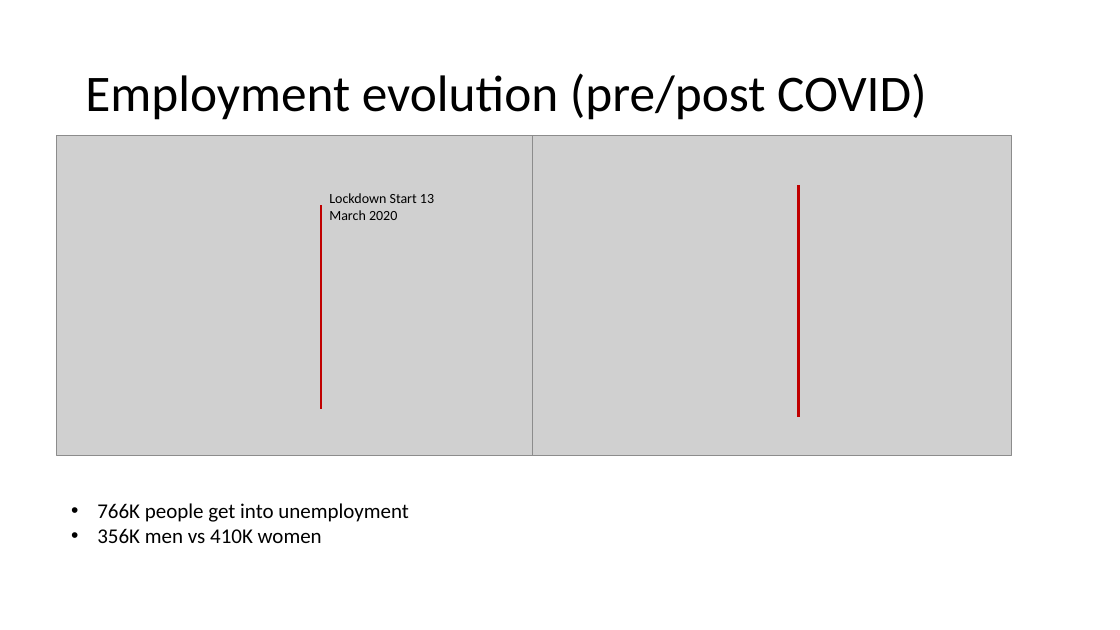
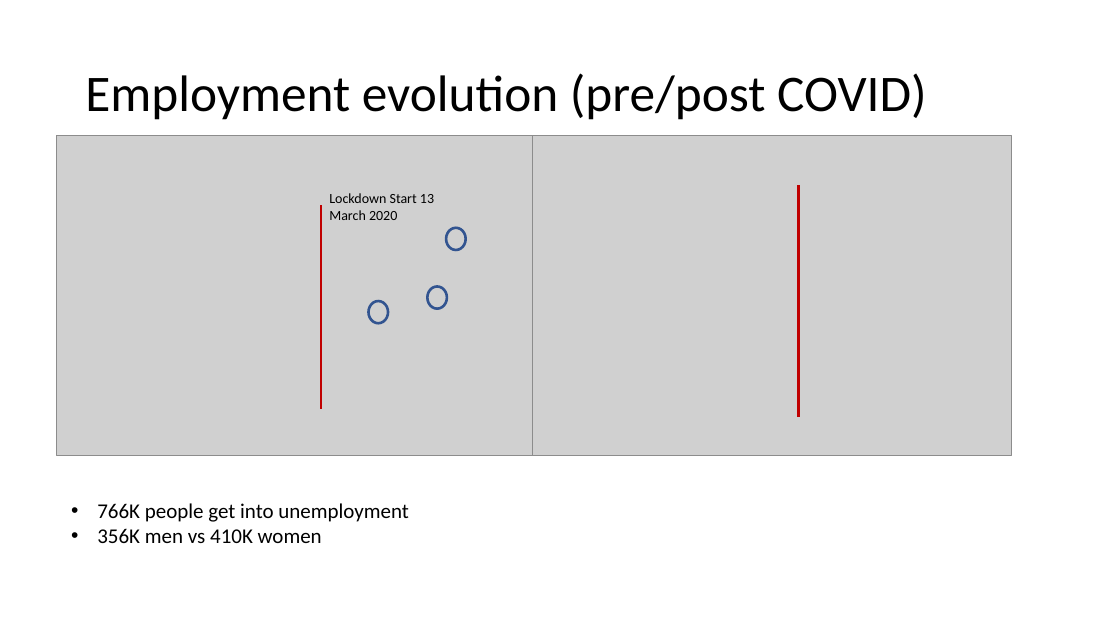
Before and after one commit to CarmenK2/GroupProject1, a slide deck: slide 2 of Presentation_ppt_updated_040522.pptx. Drawn at 1120x630 pixels with LibreOffice and Linux fonts; fonts in the diff are those of the drawing; grey boxes stand for pictures. Boxes give left, top, right and bottom in pixels: in the first picture for what was removed or moved away, otherwise in the second. Text is boxed around its words. In the diff, an @@ line names an element or a change of style, - is before the commit and + after.

```diff
--- a/Presentation_ppt_updated_040522.pptx
+++ b/Presentation_ppt_updated_040522.pptx
@@ ellipse added at [446,228,465,250], outline #325491 2.25 pt @@
@@ ellipse added at [428,287,447,308], outline #325491 2.25 pt @@
@@ ellipse added at [369,301,388,323], outline #325491 2.25 pt @@
```
Also in this commit, not shown: 1 other slide changed, 1 slide added, 3 other files.
